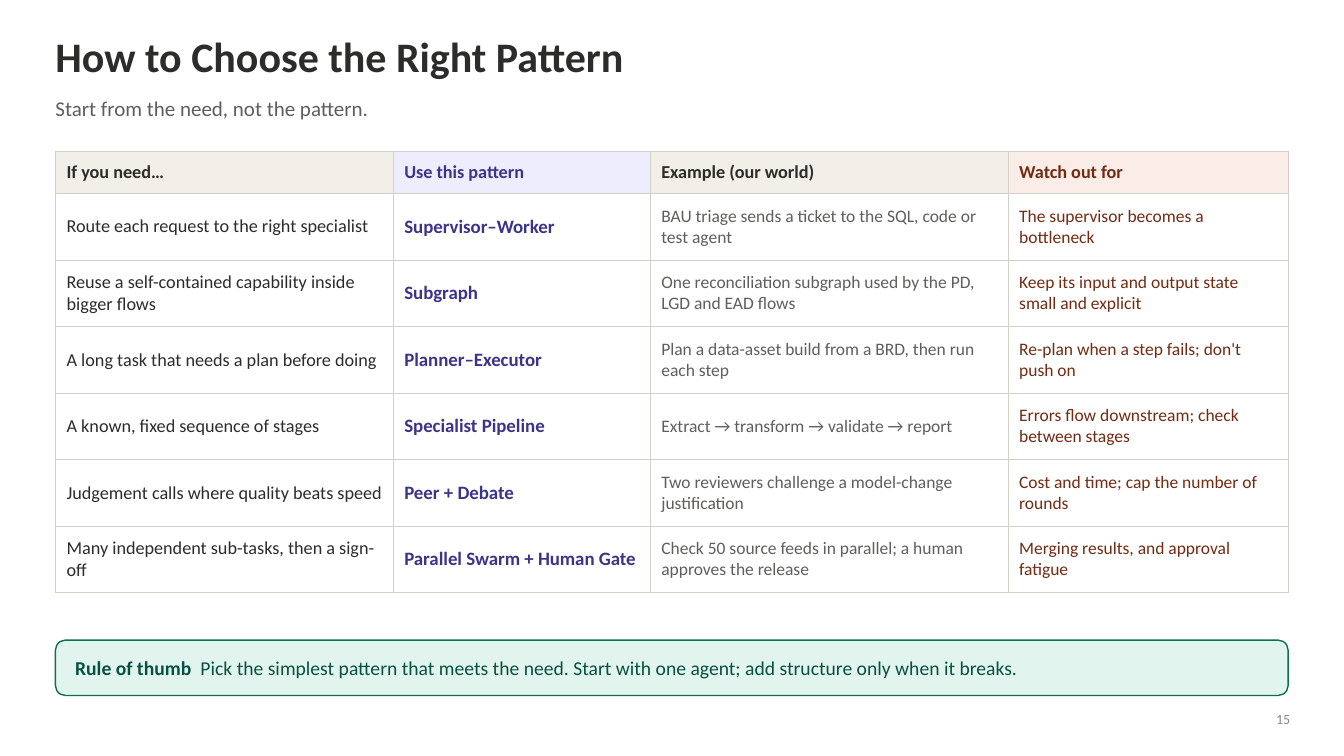
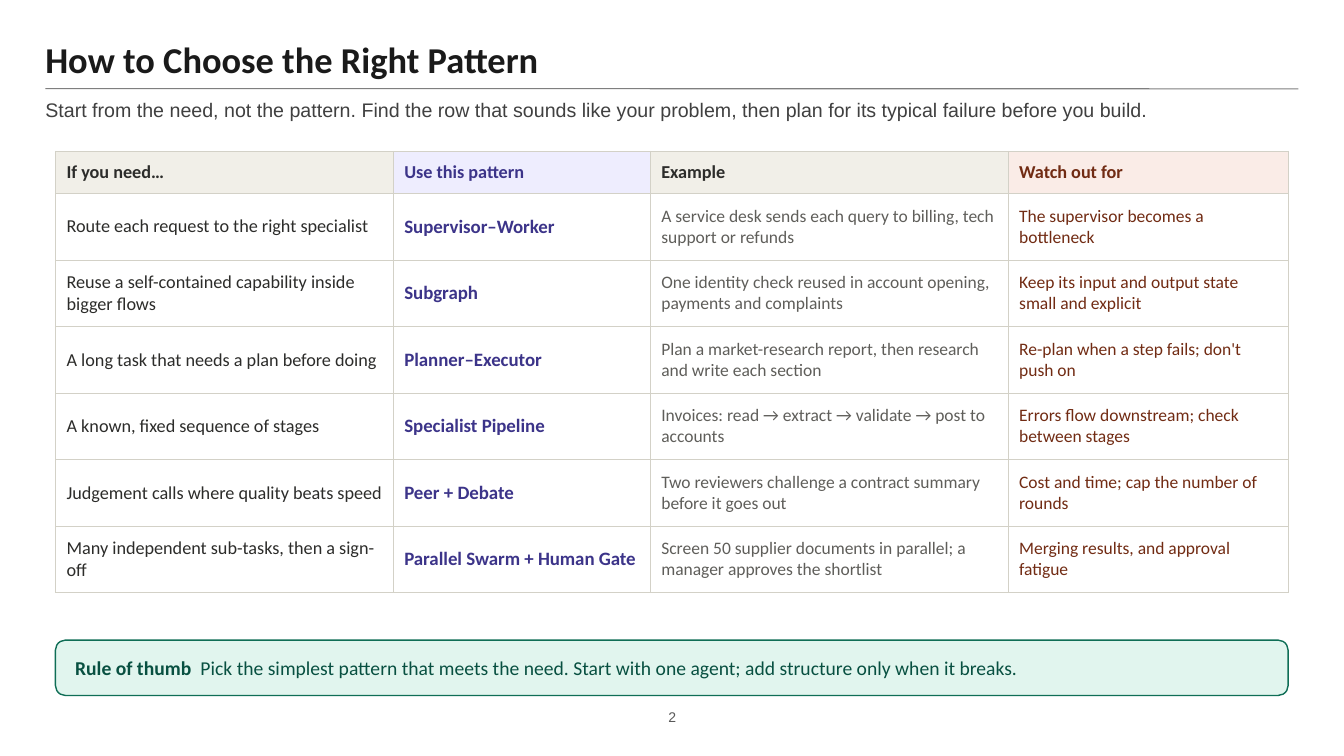
Before and after one commit to Amit-hub1998/multi-agent-subgraph-architecture, a slide deck: slide 2 of multi_agent_systems_slide_14_to_16/Slides-14-16.pptx. Drawn at 1344x756 pixels with LibreOffice and Linux fonts; fonts in the diff are those of the drawing. Boxes give left, top, right and bottom in pixels: in the first picture for what was removed or moved away, otherwise in the second. Text is boxed around its words. In the diff, an @@ line names an element or a change of style, - is before the commit and + after.

```diff
--- a/multi_agent_systems_slide_14_to_16/Slides-14-16.pptx
+++ b/multi_agent_systems_slide_14_to_16/Slides-14-16.pptx
@@ text "How to Choose the Right ..." moved from (x1=55, y1=42, x2=623, y2=79) to (x1=45, y1=47, x2=539, y2=79) @@
@@ text "How to Choose the Right ..." at (x1=45, y1=47, x2=539, y2=79): size 30 to 26 pt, text colour #2C2C2A to #1A1A1A; vertical alignment top to bottom @@
@@ line added from (45, 89) to (1299, 89), #7F7F7F 0.75 pt @@
@@ text at (x1=45, y1=102, x2=1147, y2=121): text changed; size 15 to 14 pt; font Calibri to Arial; text colour #5F5E5A to #404040 @@
-Start from the need, not the pattern.
+Start from the need, not the pattern. Find the row that sounds like your problem, then plan for its typical failure before you build.
@@ table at (x1=55, y1=151, x2=1289, y2=582) @@
-row 1, column 3: Example (our world)
+row 1, column 3: Example
-row 2, column 3: BAU triage sends a ticket to the SQL, code or test agent
+row 2, column 3: A service desk sends each query to billing, tech support or refunds
-row 3, column 3: One reconciliation subgraph used by the PD, LGD and EAD flows
+row 3, column 3: One identity check reused in account opening, payments and complaints
-row 4, column 3: Plan a data-asset build from a BRD, then run each step
+row 4, column 3: Plan a market-research report, then research and write each section
-row 5, column 3: Extract → transform → validate → report
+row 5, column 3: Invoices: read → extract → validate → post to accounts
-row 6, column 3: Two reviewers challenge a model-change justification
+row 6, column 3: Two reviewers challenge a contract summary before it goes out
-row 7, column 3: Check 50 source feeds in parallel; a human approves the release
+row 7, column 3: Screen 50 supplier documents in parallel; a manager approves the shortlist
@@ page number added at (x1=668, y1=712, x2=676, y2=722), 10 pt, text #595959 @@
+2
@@ text removed at (x1=1276, y1=715, x2=1290, y2=724) @@
-15
```
Also in this commit, not shown: 3 other slides changed, 7 slides added, 11 other files.
